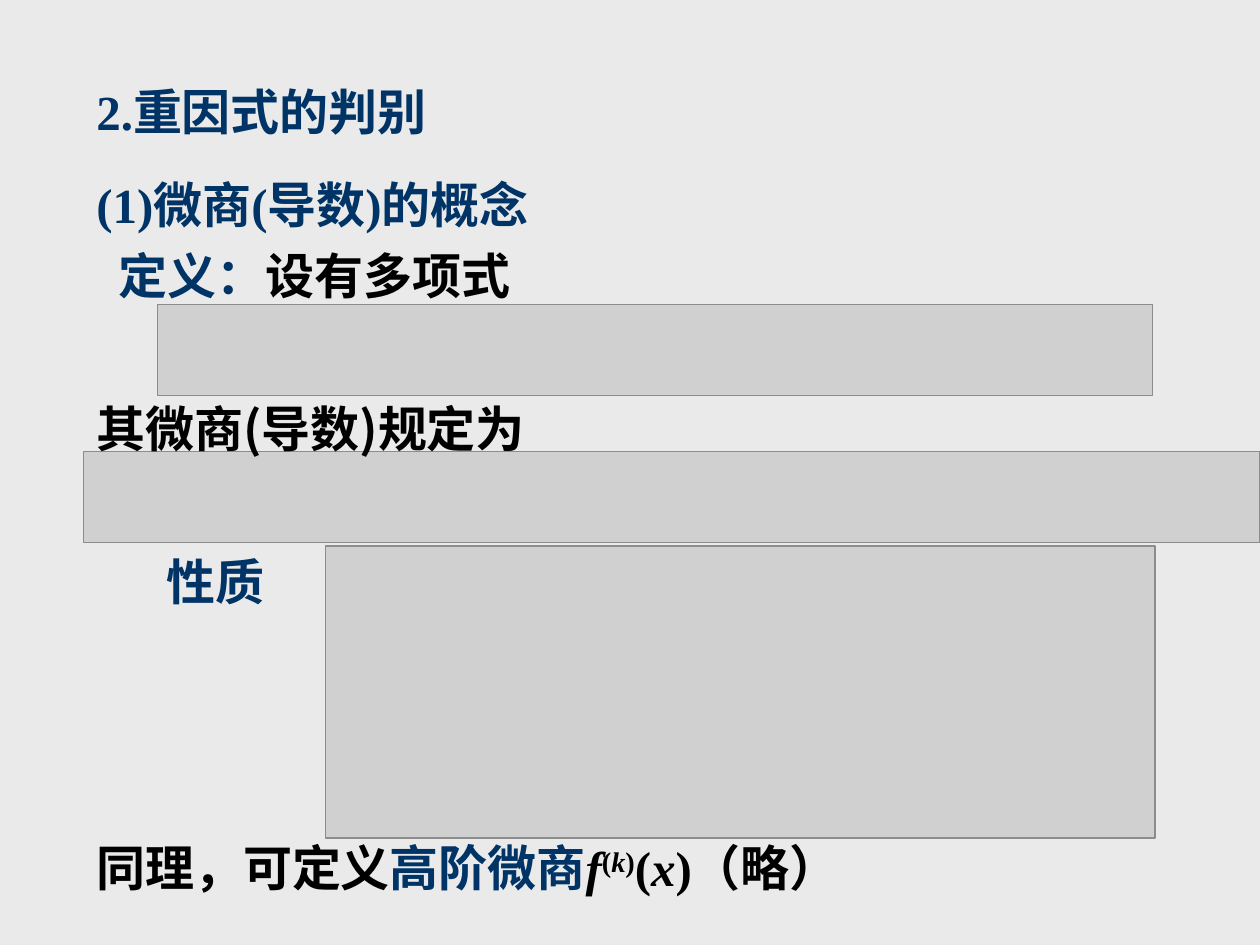
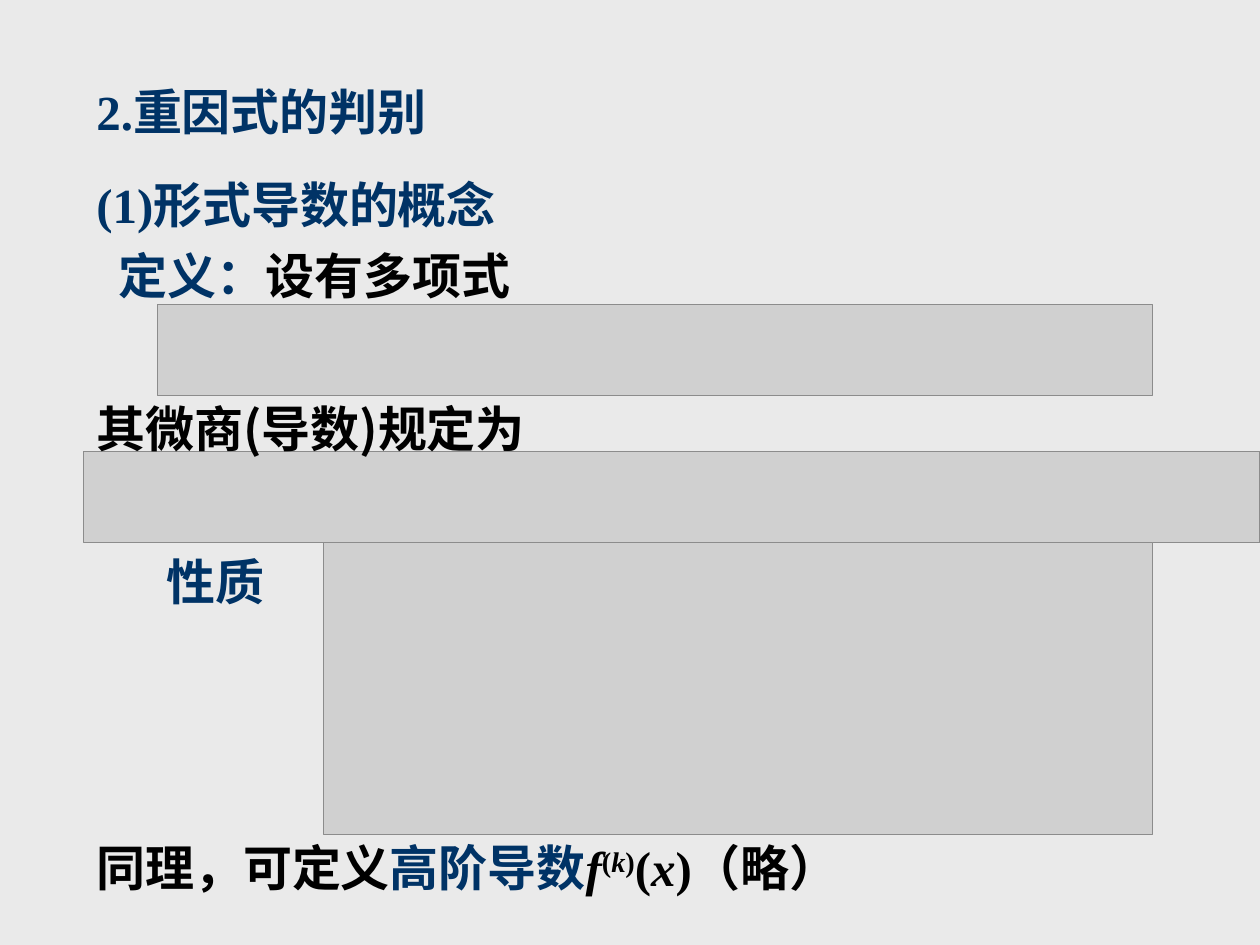
Before and after one commit to zhangbiaomath/zhangbiaomath.github.io, a slide deck: slide 69 of teaching/gaodai/课件/第1章-多项式.ppt (slide 70 before the commit). Drawn at 1260x945 pixels with LibreOffice and Linux fonts; fonts in the diff are those of the drawing; grey boxes stand for pictures. Boxes give left, top, right and bottom in pixels: in the first picture for what was removed or moved away, otherwise in the second. Text is boxed around its words. In the diff, an @@ line names an element or a change of style, - is before the commit and + after.

```diff
--- a/teaching/gaodai/课件/第1章-多项式.ppt
+++ b/teaching/gaodai/课件/第1章-多项式.ppt
@@ text at (x1=96, y1=185, x2=496, y2=233): text changed @@
-(1)微商(导数)的概念
+(1)形式导数的概念
@@ text at (x1=96, y1=844, x2=839, y2=897): text changed @@
-同理，可定义高阶微商f(k)(x)（略）
+同理，可定义高阶导数f(k)(x)（略）
```
Also in this commit, not shown: 44 other slides changed, 5 slides removed, 6 other files.
